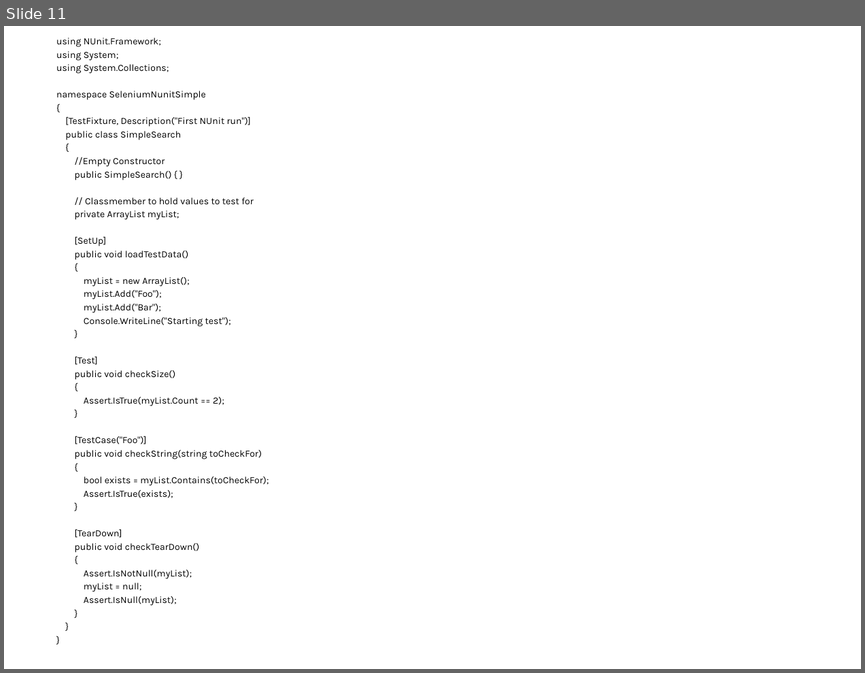
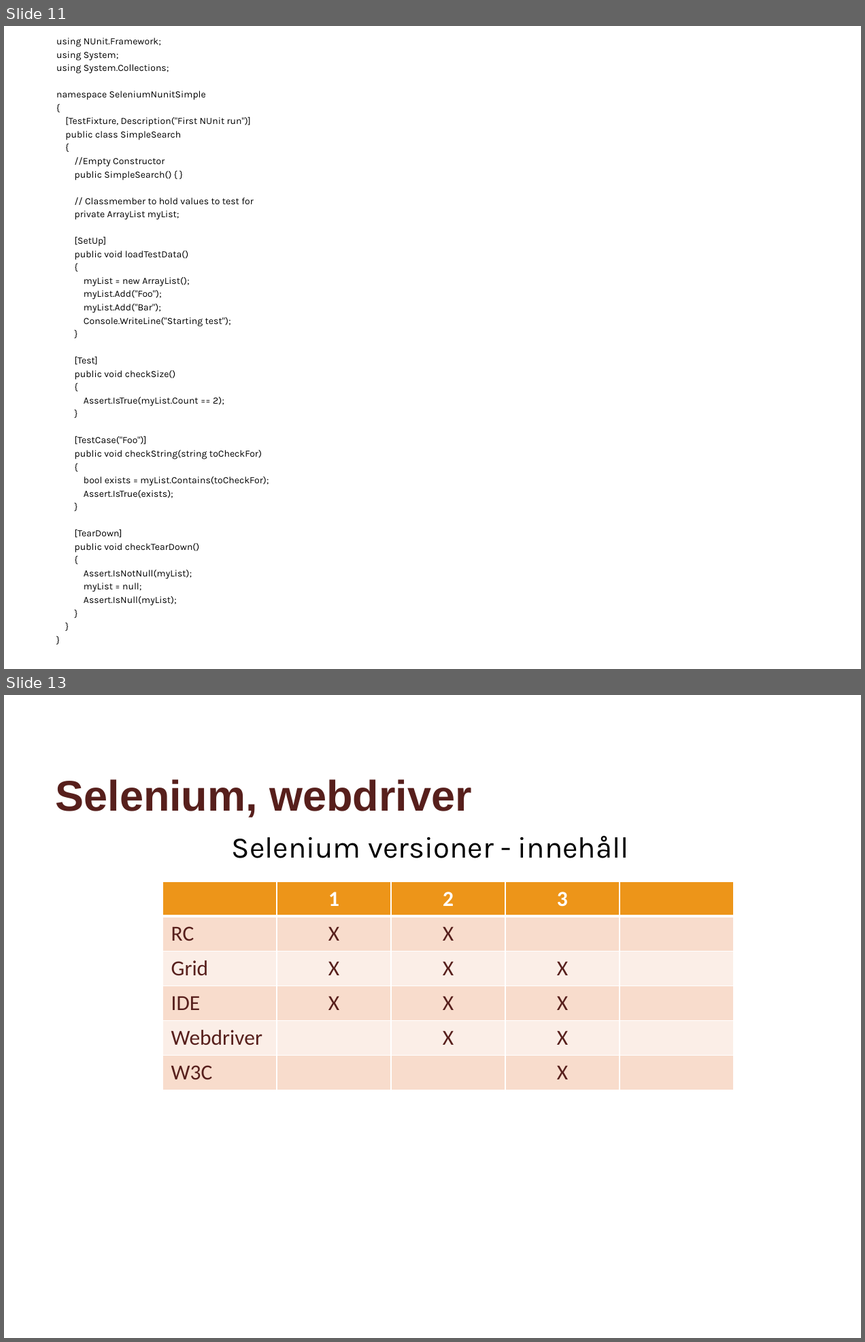
Before and after one commit to andekd/Webdriver-in-VS2015, a slide deck: Selenium_VS2015_Bas.pptx. Shown one above the other, each under a label of ours: slide 11 before the commit, slides 11 and 13 after it; the slides between them are not shown. The pictures are 865x673 and 865x1342 pixels, drawn with LibreOffice and Linux fonts; fonts in the diff are those of the drawing; background and template pictures are left out. Boxes give left, top, right and bottom in pixels: in the first picture for what was removed or moved away, otherwise in the second. Text is boxed around its words. In the diff, an @@ line names an element or a change of style, - is before the commit and + after.

```diff
--- a/Selenium_VS2015_Bas.pptx
+++ b/Selenium_VS2015_Bas.pptx
@@ slide 13 added at (4, 695, 861, 1338), background #FFFFFF @@
@@ title added at (56, 779, 471, 817), 36 pt, text #571F1C, bold @@
+Selenium, webdriver
@@ text added at (232, 836, 629, 858), 25 pt, text #000000 @@
+Selenium versioner - innehåll
@@ table added at (162, 882, 732, 1090), 6 rows, 5 columns @@
+ | 1 | 2 | 3 | 
+RC | X | X |  | 
+Grid | X | X | X | 
+IDE | X | X | X | 
+Webdriver |  | X | X | 
+W3C |  |  | X | 
```
Also in this commit, not shown: 2 other slides added, 11 other files.
